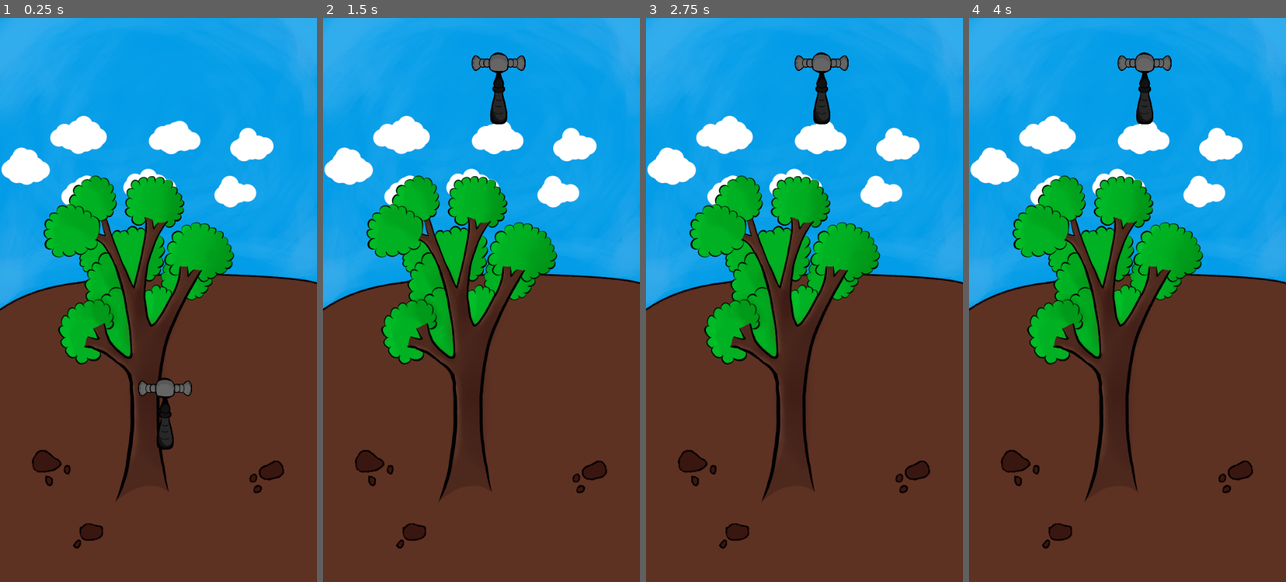
Above: before the commit, frames 1-4 (left to right).
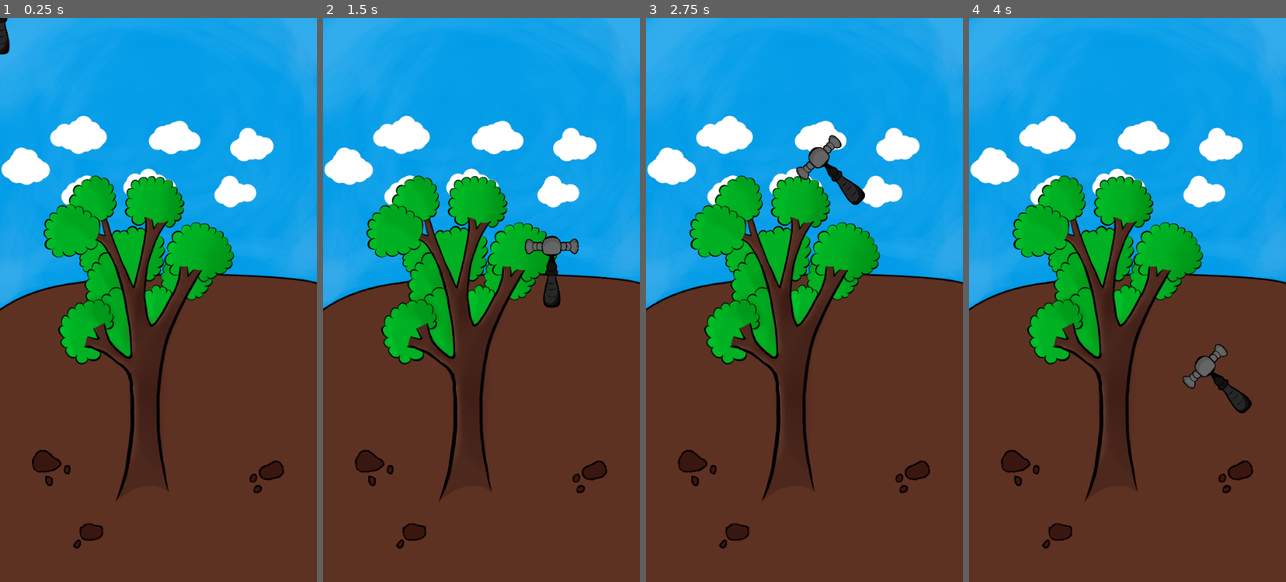
Above: after the commit, the same moments.

Repository: KajuKaVyapari/whack-a-monkey
Game: Godot game, scene res://scenes/world.tscn
Two runs of this game, one before a commit and one after it. Both use one fixed random seed, a clock stepped at 60 frames per second and the inputs below.
Inputs (mouse positions are in pixels of both pictures, inside the frame that each line leads up to):
- Up to frame 1 (0.25 s): no input
- Up to frame 2 (1.5 s): move the mouse to (551, 271) at 0.52 s; click (551, 271) at 0.6 s; move the mouse to (418, 328) at 1.27 s; click (418, 328) at 1.35 s
- Up to frame 3 (2.75 s): tap Enter at 2 s; move the mouse to (836, 175) at 2.02 s; click (836, 175) at 2.1 s
- Up to frame 4 (4 s): tap Space at 2.75 s; move the mouse to (1111, 412) at 2.77 s; click (1111, 412) at 2.85 s; tap Enter at 3.5 s; move the mouse to (1222, 384) at 3.52 s; click (1222, 384) at 3.6 s

The runs differ from the first frame. In frame 1, 0.9% of the frame differs, in the area x 0-61%, y 0-77%; in frame 2, 1.6%; in frame 3, 1.6%, in the area x 46-70%, y 6-34%; in frame 4, 1.6%.

Commit message:
setup hammer
+added state machine
+added basic tween (hammer rotates when you click)
+added follow mouse for hammer
+made mouse cursor invisible, and made it so that the mouse cursor warps
back to the hammer when roatt

Diff:
--- a/scenes/world.tscn
+++ b/scenes/world.tscn
@@ -22,8 +22,10 @@
 texture = ExtResource( 2 )
 
 [node name="hammer" type="Sprite" parent="."]
-position = Vector2( 557.751, 1537.61 )
+position = Vector2( 580.2, 1521.9 )
 scale = Vector2( 0.5, 0.5 )
 texture = ExtResource( 1 )
+flip_h = true
 
 [node name="tween" type="Tween" parent="hammer"]
+[connection signal="tween_completed" from="hammer/tween" to="." method="_on_tween_completed"]
--- a/scripts/world.gd
+++ b/scripts/world.gd
@@ -10,9 +10,36 @@
 	Vector2(100, 250)
 ]
 
+var state = "move"
+
 
 func _ready():
 
 	randomize()
-	hammer_tween.interpolate_property(hammer, "global_position",  hammer.global_position, possible_spawns[randi() % 2], 1, hammer_tween.TRANS_SINE, hammer_tween.EASE_IN_OUT)
+	Input.set_mouse_mode(Input.MOUSE_MODE_HIDDEN)
+
+
+func _physics_process(delta):
+
+	match state:
+		"move":
+			if Input.is_action_just_pressed("attack"):
+				state = "wait"
+				rotate_hammer()
+			hammer.global_position = get_global_mouse_position()
+
+
+
+func rotate_hammer():
+	hammer_tween.interpolate_property(hammer, "rotation_degrees", 0, -45, .5, Tween.TRANS_ELASTIC, Tween.EASE_IN_OUT)
 	hammer_tween.start()
+
+
+func _on_tween_completed(object, key):
+	if object.rotation_degrees == -45:
+		hammer_tween.interpolate_property(hammer, "rotation_degrees", -45, 0, .5, Tween.TRANS_ELASTIC, Tween.EASE_IN_OUT)
+		hammer_tween.start()
+	else:
+		get_viewport().warp_mouse(hammer.global_position)
+		yield(get_tree(), "idle_frame")
+		state = "move"
